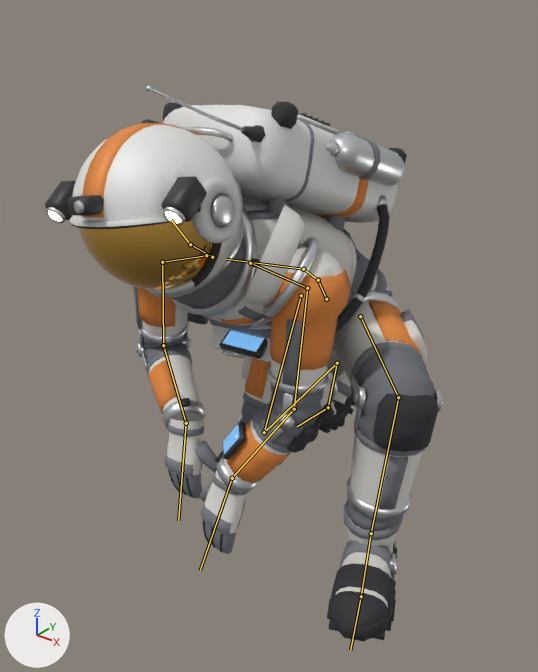
The glTF model static/martian/assets/models/astronaut.glb, before and after one commit.
The view is the same before and after, from a 50 mm lens placed at (1.044, -1.551, 1.361), pointed at (-0.064, -0.166, 0.502). Arrows for +X, +Y and +Z are at lower left; the lights stay in place. The picture after the commit comes second. Both versions are drawn at frame 7 of the action 'WorkKneel'; the numbers are the values there. The bones that bend it are drawn over the model as lines.
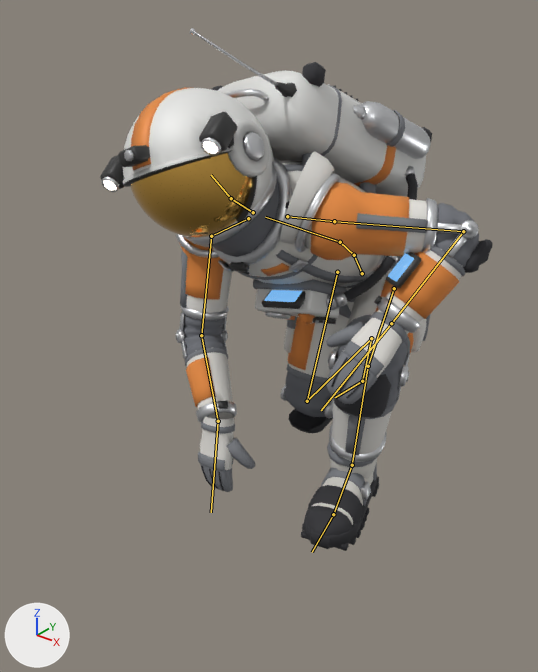
Boxes [x1, y1, x2, y2] around the edits, measured in the pictures (538 x 672 px):
'Mesh_0', posed (6% shorter): before [45, 85, 443, 642]; after [100, 28, 493, 551]
bone 'hips', root to tip: before (326, 299) to (318, 280); after (362, 273) to (354, 255)
bone 'spine', root to tip: before (318, 280) to (303, 269); after (354, 255) to (340, 242)
bone 'chest', root to tip: before (303, 269) to (226, 259); after (340, 242) to (265, 217)
bone 'neck', root to tip: before (212, 257) to (190, 244); after (253, 212) to (231, 198)
bone 'head', root to tip: before (190, 244) to (171, 220); after (231, 198) to (211, 175)
bone 'shoulder_L', root to tip: before (250, 263) to (307, 288); after (287, 216) to (334, 221)
bone 'upper_arm_L', root to tip: before (307, 288) to (294, 409); after (334, 221) to (463, 231)
bone 'forearm_L', root to tip: before (294, 409) to (232, 478); after (463, 231) to (391, 323)
bone 'hand_L', root to tip: before (232, 478) to (200, 570); after (391, 323) to (321, 410)
bone 'shoulder_R', root to tip: before (206, 255) to (162, 262); after (248, 218) to (211, 236)
bone 'upper_arm_R', root to tip: before (162, 262) to (163, 345); after (211, 236) to (201, 335)
bone 'forearm_R', root to tip: before (163, 345) to (186, 423); after (201, 335) to (218, 421)
bone 'hand_R', root to tip: before (186, 423) to (178, 520); after (218, 421) to (211, 512)
bone 'thigh_L', root to tip: before (360, 316) to (398, 397); after (394, 288) to (368, 366)
bone 'shin_L', root to tip: before (398, 397) to (371, 533); after (368, 366) to (352, 465)
bone 'foot_L', root to tip: before (371, 533) to (361, 596); after (352, 465) to (333, 514)
bone 'thigh_R', root to tip: before (301, 295) to (264, 432); after (337, 272) to (307, 401)
bone 'shin_R', root to tip: before (264, 432) to (337, 363); after (307, 401) to (371, 338)

The change in detail:
Bone 'hips' (bone_hips) moves from (-0.049, -0.428, -0.078) to (-0.059, -0.414, -0.278).
Bone 'hips' (bone_hips) turns from (31, -5, 0) to (31, -7, 2) degrees about its own x, y and z.
Bone 'spine' (bone_spine) turns from (20, 0, 0) to (18, 3, 3) degrees about its own x, y and z.
Bone 'chest' (bone_chest) turns from (19, 7, 0) to (17, 8, 4) degrees about its own x, y and z.
Bone 'neck' (bone_neck) turns from (-16, 0, 0) to (-12, 3, 0) degrees about its own x, y and z.
Bone 'head' (bone_head) turns from (-19, 5, 0) to (-17, 6, 0) degrees about its own x, y and z.
Bone 'shoulder_L' (bone_shoulder_l) turns from (-4, -1, -12) to (4, 1, -8) degrees about its own x, y and z.
Bone 'upper_arm_L' (bone_upper_arm_l) turns from (-59, 5, -66) to (15, 2, -10) degrees about its own x, y and z.
Bone 'forearm_L' (bone_forearm_l) turns from (-27, -4, -15) to (-102, -42, -34) degrees about its own x, y and z.
Bone 'hand_L' (bone_hand_l) turns from (27, 21, 9) to (8, 13, -17) degrees about its own x, y and z.
Bone 'shoulder_R' (bone_shoulder_r) turns from (-4, 1, 12) to (-6, 1, 13) degrees about its own x, y and z.
Bone 'upper_arm_R' (bone_upper_arm_r) turns from (-30, -9, 45) to (-35, -8, 62) degrees about its own x, y and z.
Bone 'forearm_R' (bone_forearm_r) turns from (-69, 23, 33) to (-41, 8, 22) degrees about its own x, y and z.
Bone 'hand_R' (bone_hand_r) turns from (53, -20, -44) to (36, -20, -33) degrees about its own x, y and z.
Bone 'thigh_L' (bone_thigh_l) turns from (-135, -37, 36) to (-121, -21, 23) degrees about its own x, y and z.
Bone 'shin_L' (bone_shin_l) turns from (90, 0, 0) to (100, 0, 0) degrees about its own x, y and z.
Bone 'foot_L' (bone_foot_l) turns from (2, 13, 16) to (-15, 10, 2) degrees about its own x, y and z.
Bone 'thigh_R' (bone_thigh_r) turns from (-55, -4, 3) to (-51, -5, 5) degrees about its own x, y and z.
Bone 'shin_R' (bone_shin_r) turns from (125, 0, 0) to (121, 0, 0) degrees about its own x, y and z.
